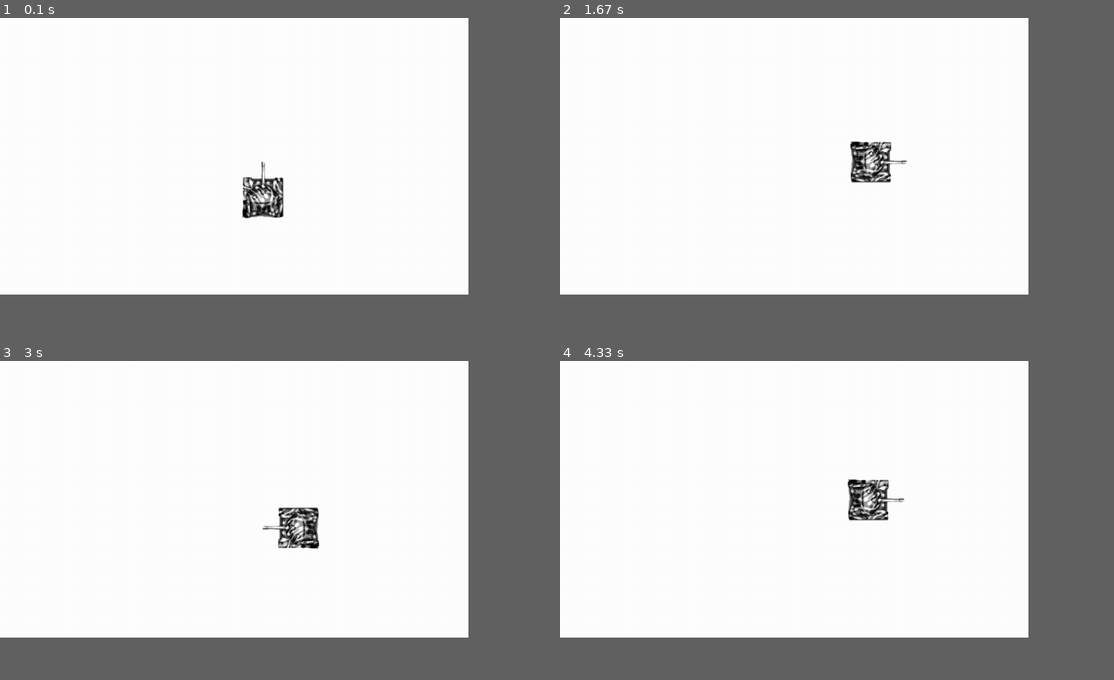
Above: before the commit, frames 1-4 (two rows, left to right).
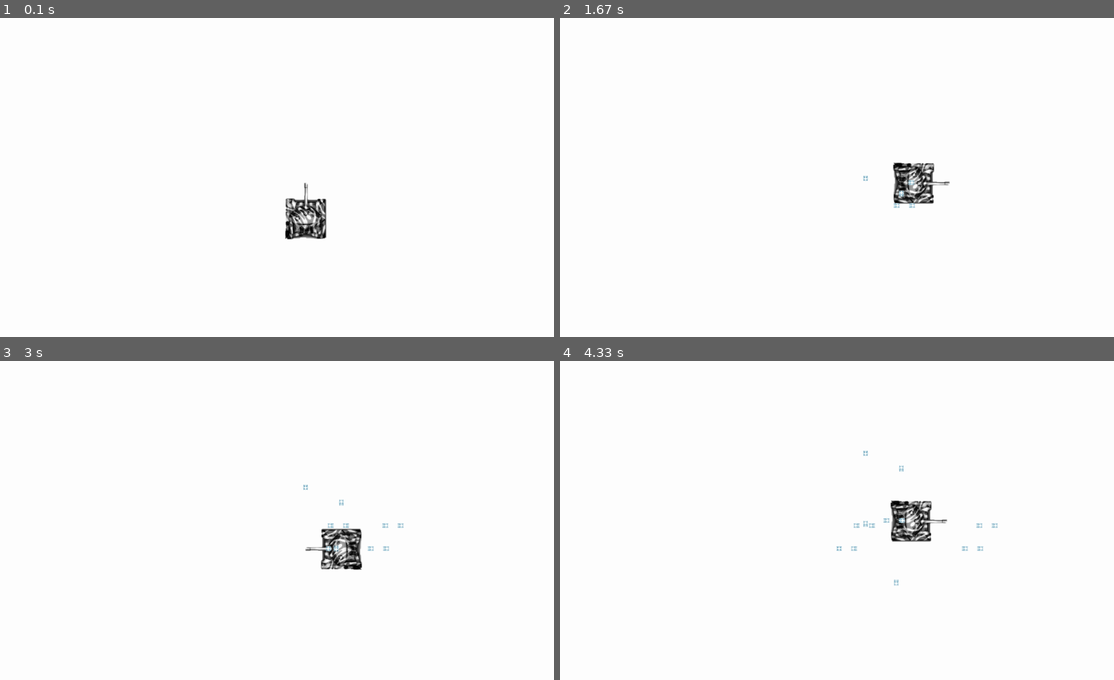
Above: after the commit, the same moments.

Repository: 64tankgame/pygame
Game: pygame game, started from main.py
Two runs of this game, one before a commit and one after it. Both use one fixed random seed, a clock stepped at 60 frames per second and the inputs below.
Inputs:
- Up to frame 1 (0.1 s): no input
- Up to frame 2 (1.67 s): tap Space at 0.33, 0.73, 1.03, 1.23, 1.57 s; hold Right 0.67-1.13 s; hold Up 1.17-1.47 s; hold Right from 1.5 s (still down)
- Up to frame 3 (3 s): tap Space at 1.87, 2.07, 2.37, 2.63, 2.97 s; release Right at 1.97 s; hold Left 2-2.53 s; hold Down 2.57-2.87 s; hold Left from 2.9 s (still down)
- Up to frame 4 (4.33 s): tap Space at 3.27, 3.4, 3.8, 4.1 s; release Left at 3.3 s; hold Up 3.33-3.7 s; hold Right from 3.73 s (still down)
In our replay, the window is 761x450 before the commit and 900x519 after it. These sizes can differ from the game's own. Grey fills any space a smaller window leaves; there, only what the larger window draws over its background counts as a difference.

The runs differ from the first frame. In frame 1, 1.8% of the frame differs, in the area x 43-59%, y 45-70%; in frame 2, 1.8%; in frame 3, 1.9%; in frame 4, 2.0%, in the area x 49-79%, y 28-71%.

Commit message:
6/11 bullet

Diff:
--- /dev/null
+++ b/111下學期.py
@@ -0,0 +1,70 @@
+import pygame
+import random
+
+# 初始化pygame
+pygame.init()
+
+# 設置視窗大小和標題
+screen = pygame.display.set_mode((800, 600))
+pygame.display.set_caption("爆爆王")
+
+# 載入圖像
+background_image = pygame.image.load("background.png")
+player_image = pygame.image.load("player.png")
+bomb_image = pygame.image.load("bomb.png")
+explosion_image = pygame.image.load("explosion.png")
+
+# 設定玩家初始位置
+player_x = 400
+player_y = 500
+
+# 設定炸彈初始位置和速度
+bomb_x = random.randint(0, 800)
+bomb_y = 0
+bomb_speed = 5
+
+# 設定爆炸動畫的計數器
+explosion_counter = 0
+
+# 遊戲主循環
+running = True
+while running:
+    # 處理事件
+    for event in pygame.event.get():
+        if event.type == pygame.QUIT:
+            running = False
+
+    # 移動玩家
+    keys = pygame.key.get_pressed()
+    if keys[pygame.K_LEFT] and player_x > 0:
+        player_x -= 5
+    if keys[pygame.K_RIGHT] and player_x < 800:
+        player_x += 5
+
+    # 移動炸彈
+    bomb_y += bomb_speed
+    if bomb_y > 600:
+        bomb_x = random.randint(0, 800)
+        bomb_y = 0
+
+    # 檢查是否撞上炸彈
+    if abs(bomb_x - player_x) < 50 and abs(bomb_y - player_y) < 50:
+        explosion_counter = 10
+        bomb_x = random.randint(0, 800)
+        bomb_y = 0
+
+    # 渲染畫面
+    screen.blit(background_image, (0, 0))
+    screen.blit(player_image, (player_x, player_y))
+    screen.blit(bomb_image, (bomb_x, bomb_y))
+    if explosion_counter > 0:
+        screen.blit(explosion_image, (player_x - 50, player_y - 50))
+        explosion_counter -= 1
+    pygame.display.update()
+
+ # 在這裡更新遊戲畫面和處理遊戲邏輯
+
+    # 在這裡顯示遊戲畫面
+    pygame.display.flip()
+# 關閉pygame
+pygame.quit()
--- /dev/null
+++ b/bullet.py
@@ -0,0 +1,35 @@
+from mimetypes import init
+import pygame
+
+width=1100
+height=650
+path = 'tank/magicball1.png'
+
+class Bullet(pygame.sprite.Sprite):
+    def __init__(self,x,y,direction):
+        super().__init__()
+        self.image = pygame.image.load(path)
+        self.rect = self.image.get_rect()
+        self.d = direction
+        if self.d==1 or self.d==3:
+            self.rect.center = (x,y-15)
+        else:
+            self.rect.center = (x,y)
+
+    def update(self):
+        if self.rect.centerx>width or self.rect.centerx < 0 or self.rect.centery > height or self.rect.centery < 0:
+            self.kill()
+        if self.d == 0:
+            vx = 0
+            vy = -1
+        elif self.d == 1:
+            vx = 1
+            vy = 0
+        elif self.d == 2:
+            vx = 0
+            vy = 1
+        elif self.d == 3:
+            vx = -1
+            vy = 0
+        self.rect.centerx += vx
+        self.rect.centery += vy
--- a/main.py
+++ b/main.py
@@ -1,8 +1,10 @@
 import pygame
 import sys
-width=1100
-height=650
+from bullet import Bullet
+width=1300
+height=750
 speed = 3
+all_bullet_sprite = pygame.sprite.Group()
 class player(pygame.sprite.Sprite):
     def __init__(self,x,y):
         super().__init__()
@@ -45,6 +47,11 @@
             if self.rotate_direction != 2:
                 self.rotate_direction = 2
                 self.image = pygame.transform.rotate(self.image_p, 180)
+        if keys[pygame.K_SPACE]:
+            bullet = Bullet(self.rect.centerx,self.rect.centery,self.rotate_direction)
+            all_bullet_sprite.add(bullet)
+
+
 
 
 
@@ -65,8 +72,10 @@
                     pygame.quit()
                     sys.exit()
             self.all_sprites.update()
+            all_bullet_sprite.update()
             self.screen.fill((255, 255, 255))
             self.all_sprites.draw(self.screen)
+            all_bullet_sprite.draw(self.screen)
             pygame.display.update()
 
 # if __name__=='__dottry__':
--- /dev/null
+++ b/test copy.py
@@ -0,0 +1,27 @@
+import pygame
+
+# 初始化 Pygame
+pygame.init()
+
+# 設定視窗大小和標題
+screen = pygame.display.set_mode((800, 600))
+pygame.display.set_caption("爆爆王")
+
+# 設定遊戲循環的變數
+running = True
+
+# 遊戲循環
+while running:
+    # 處理事件
+    for event in pygame.event.get():
+        if event.type == pygame.QUIT:
+            # 如果收到退出事件，則停止遊戲循環
+            running = False
+
+    # 在這裡更新遊戲畫面和處理遊戲邏輯
+
+    # 在這裡顯示遊戲畫面
+    pygame.display.flip()
+
+# 退出 Pygame
+pygame.quit()
--- /dev/null
+++ b/test.py
@@ -0,0 +1,8 @@
+import pygame
+import random
+# 初始化pygame
+pygame.init()
+
+# 設置視窗大小和標題
+screen = pygame.display.set_mode((800, 600))
+pygame.display.set_caption("爆爆王")
Not shown, added: README.md
Binary file added: tank/magicball1.png
